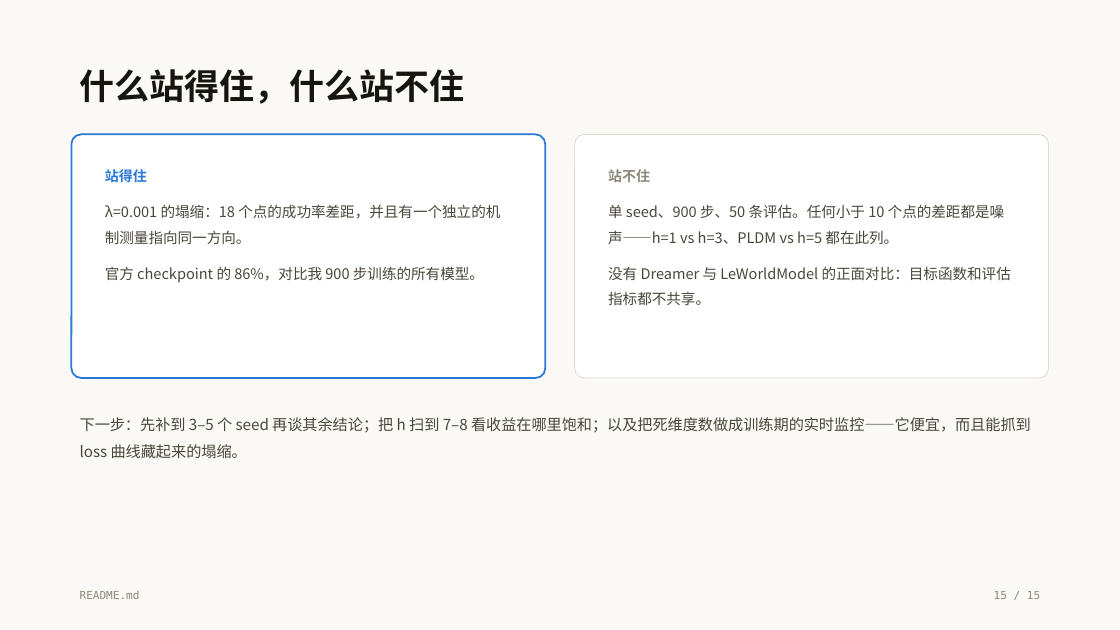
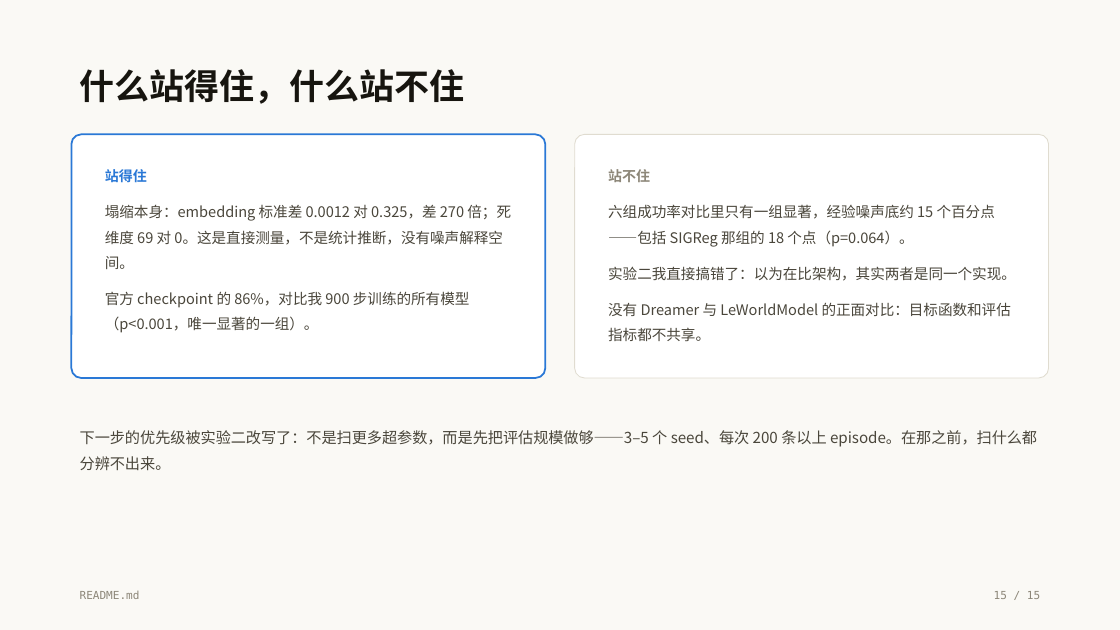
Before and after one commit to ZephyrFinn/world-models-study, a slide deck: slide 15 of slides/世界模型的两条路线.pptx. Drawn at 1120x630 pixels with LibreOffice and Linux fonts; fonts in the diff are those of the drawing. Boxes give left, top, right and bottom in pixels: in the first picture for what was removed or moved away, otherwise in the second. Text is boxed around its words. In the diff, an @@ line names an element or a change of style, - is before the commit and + after.

```diff
--- a/slides/世界模型的两条路线.pptx
+++ b/slides/世界模型的两条路线.pptx
@@ text at box(105, 204, 511, 333): text changed @@
-λ=0.001 的塌缩：18 个点的成功率差距，并且有一个独立的机制测量指向同一方向。
-官方 checkpoint 的 86%，对比我 900 步训练的所有模型。
+塌缩本身：embedding 标准差 0.0012 对 0.325，差 270 倍；死维度 69 对 0。这是直接测量，不是统计推断，没有噪声解释空间。
+官方 checkpoint 的 86%，对比我 900 步训练的所有模型（p<0.001，唯一显著的一组）。
@@ text at box(608, 204, 1016, 281): text changed @@
-单 seed、900 步、50 条评估。任何小于 10 个点的差距都是噪声——h=1 vs h=3、PLDM vs h=5 都在此列。
+六组成功率对比里只有一组显著，经验噪声底约 15 个百分点——包括 SIGReg 那组的 18 个点（p=0.064）。
+实验二我直接搞错了：以为在比架构，其实两者是同一个实现。
@@ text at box(80, 430, 1037, 470): text changed @@
-下一步：先补到 3–5 个 seed 再谈其余结论；把 h 扫到 7–8 看收益在哪里饱和；以及把死维度数做成训练期的实时监控——它便宜，而且能抓到 loss 曲线藏起来的塌缩。
+下一步的优先级被实验二改写了：不是扫更多超参数，而是先把评估规模做够——3–5 个 seed、每次 200 条以上 episode。在那之前，扫什么都分辨不出来。
```
Also in this commit, not shown: 2 other slides changed, 15 other files.
